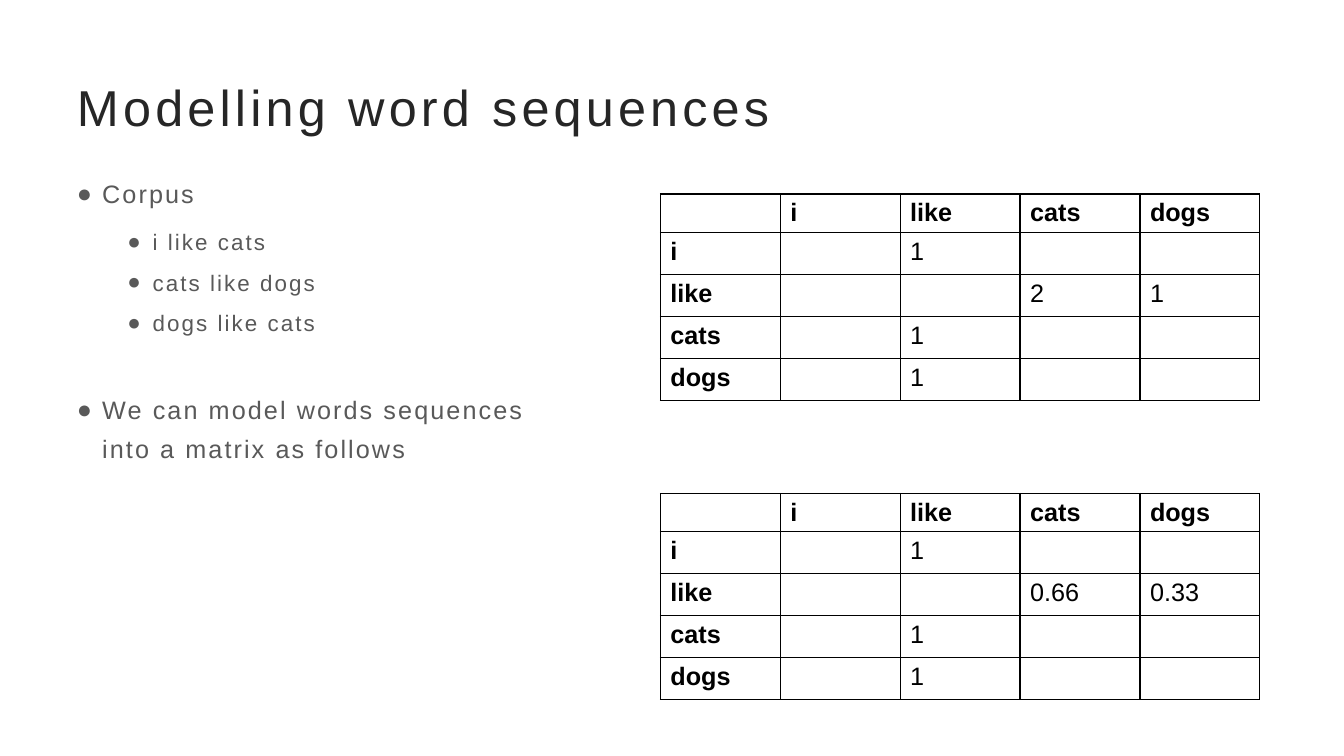
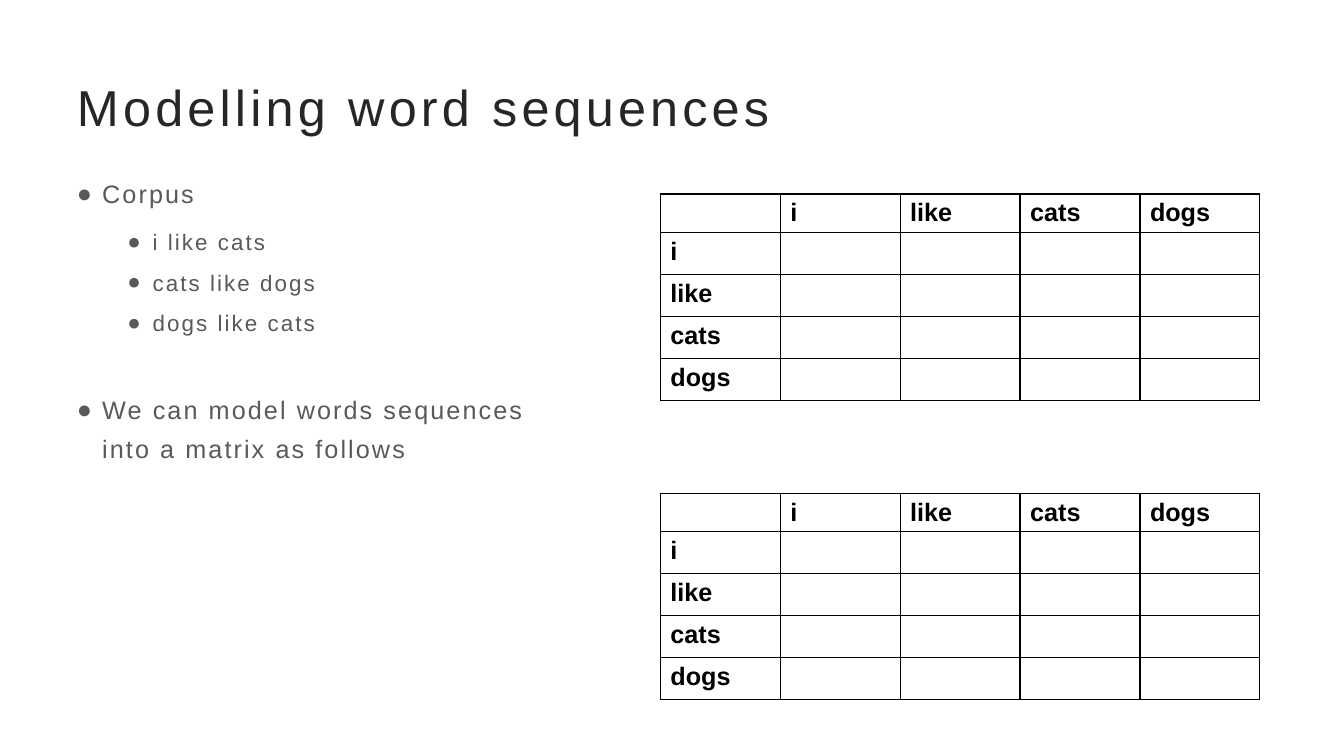
Before and after one commit to brinda-25/workshop, a slide deck: slide 4 of Day4/markov/next_word_prediction.pptx. Drawn at 1344x756 pixels with LibreOffice and Linux fonts; fonts in the diff are those of the drawing. Boxes give left, top, right and bottom in pixels: in the first picture for what was removed or moved away, otherwise in the second. Text is boxed around its words. In the diff, an @@ line names an element or a change of style, - is before the commit and + after.

Commit message:
Fixed typos in next word prediction and added presentation for thinking in geometry

```diff
--- a/Day4/markov/next_word_prediction.pptx
+++ b/Day4/markov/next_word_prediction.pptx
@@ table at (660,194,1260,531) @@
-row 2, column 3: 1
+row 2, column 3: 
-row 3, column 4: 2
+row 3, column 4: 
-row 3, column 5: 1
+row 3, column 5: 
-row 4, column 3: 1
+row 4, column 3: 
-row 5, column 3: 1
+row 5, column 3: 
@@ table at (660,494,1260,703) @@
-row 2, column 3: 1
+row 2, column 3: 
-row 3, column 4: 0.66
+row 3, column 4: 
-row 3, column 5: 0.33
+row 3, column 5: 
-row 4, column 3: 1
+row 4, column 3: 
-row 5, column 3: 1
+row 5, column 3: 
```
Also in this commit, not shown: 1 other slide changed, 1 other file.
